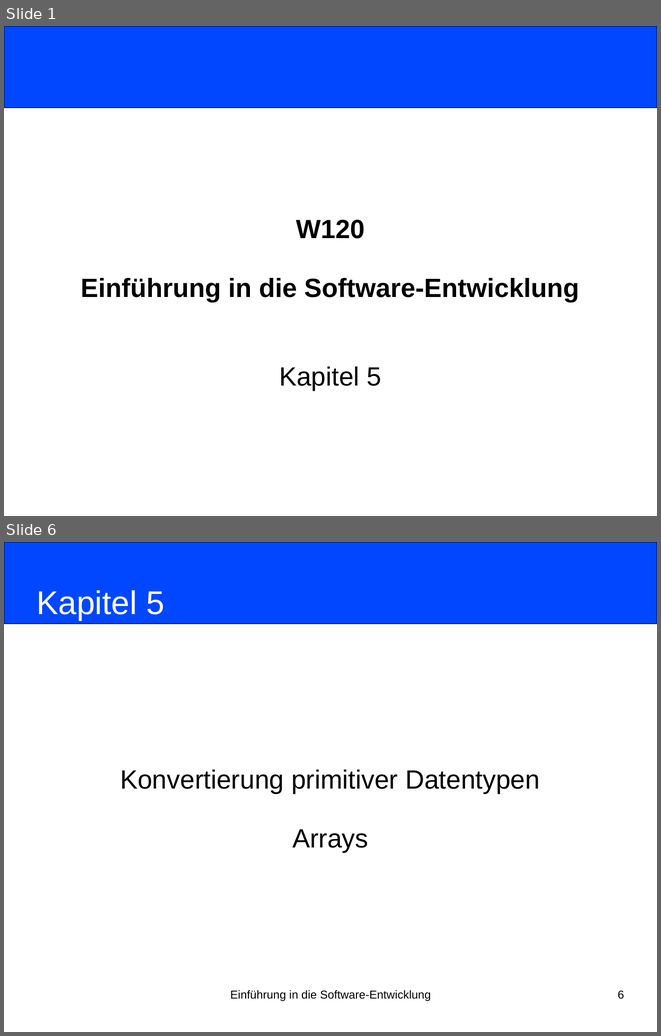
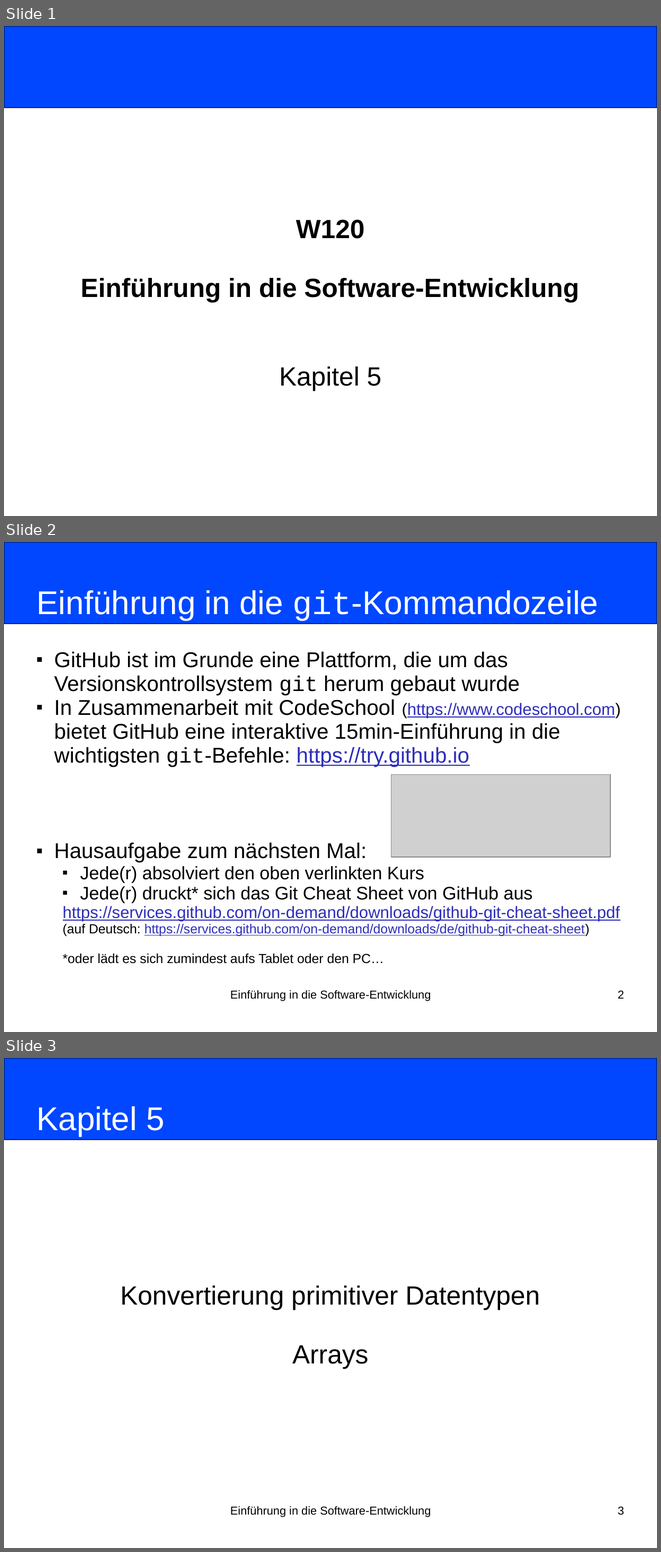
Before and after one commit to nordakademie-einfuehrung-java/vorlesungsskript, a slide deck: folien/Semester_03_Termin_06_Kapitel05.pptx. Shown one above the other, each under a label of ours: slides 1 and 6 before the commit, slides 1, 2 and 3 after it; the slides between them are not shown. The pictures are 661x1036 and 661x1552 pixels, drawn with LibreOffice and Linux fonts; fonts in the diff are those of the drawing; grey boxes stand for pictures. Boxes give left, top, right and bottom in pixels: in the first picture for what was removed or moved away, otherwise in the second. Text is boxed around its words. In the diff, an @@ line names an element or a change of style, - is before the commit and + after.

```diff
--- a/folien/Semester_03_Termin_06_Kapitel05.pptx
+++ b/folien/Semester_03_Termin_06_Kapitel05.pptx
@@ slide 2 added at bbox=[4, 542, 657, 1032], background #FFFFFF @@
@@ rounded rectangle added at bbox=[4, 542, 657, 624], fill #0047FF, outline #000000 0.75 pt @@
@@ title added at bbox=[37, 590, 598, 621], 40 pt, text #FFFFFF @@
+Einführung in die git-Kommandozeile
@@ subtitle added at bbox=[54, 651, 621, 963], 26 pt, text #000000 @@
+■ GitHub ist im Grunde eine Plattform, die um das Versionskontrollsystem git herum gebaut wurde
+■ In Zusammenarbeit mit CodeSchool (https://www.codeschool.com) bietet GitHub eine interaktive 15min-Einführung in die wichtigsten git-Befehle: https://try.github.io
+■ Hausaufgabe zum nächsten Mal:
+  ■ Jede(r) absolviert den oben verlinkten Kurs
+  ■ Jede(r) druckt* sich das Git Cheat Sheet von GitHub aus
+  https://services.github.com/on-demand/downloads/github-git-cheat-sheet.pdf
+  (auf Deutsch: https://services.github.com/on-demand/downloads/de/github-git-cheat-sheet)
+  *oder lädt es sich zumindest aufs Tablet oder den PC…
@@ picture added at bbox=[391, 774, 611, 857] @@
@@ text added at bbox=[230, 990, 431, 1000], 14 pt, text #000000 @@
+Einführung in die Software-Entwicklung
@@ page number added at bbox=[618, 990, 624, 998], 14 pt, text #000000 @@
+2
@@ what was slide 6 is now slide 3 @@
@@ page number at bbox=[618, 1506, 624, 1515]: text changed @@
-6
+3
```
Also in this commit, not shown: 4 slides removed, 1 other file.
